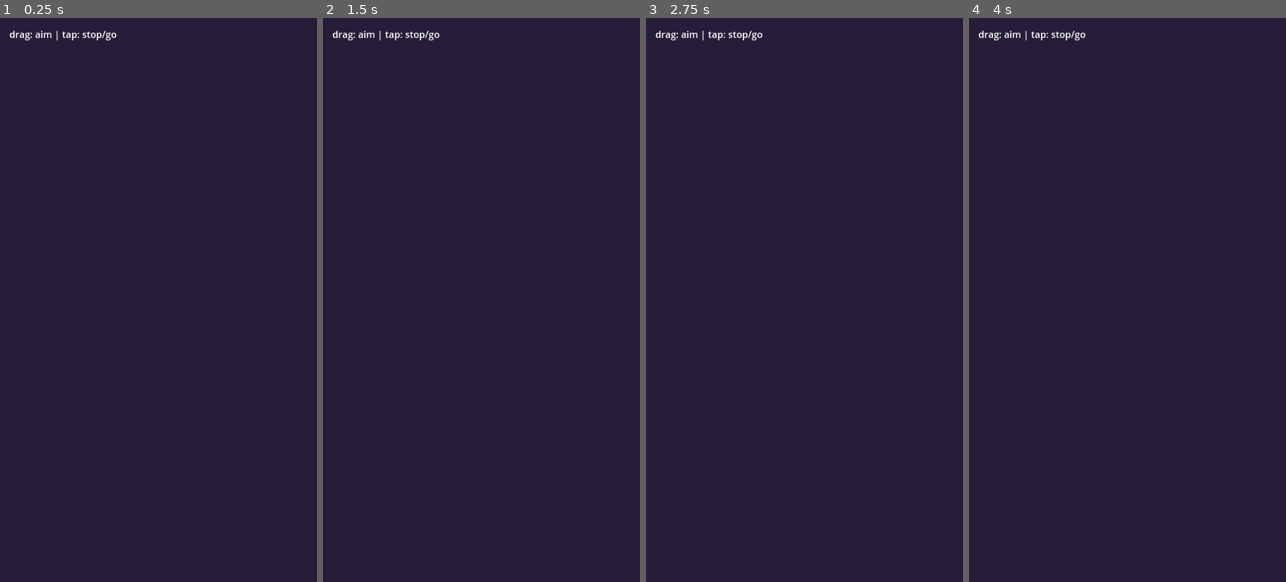
Above: before the commit, frames 1-4 (left to right).
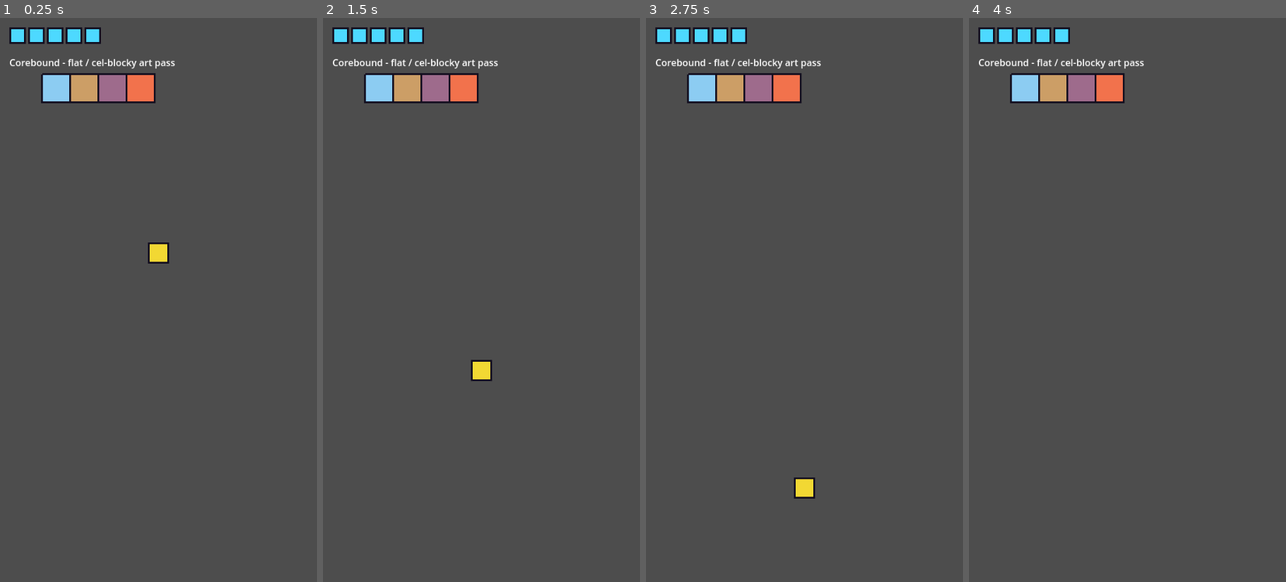
Above: after the commit, the same moments.

Repository: homiz400-tech/corebound
Game: Godot game, scene res://art_demo.tscn
Same seed, same stepped clock (60 frames per second), same inputs: the game is played once before the commit and once after it. Before the commit the project starts from res://main.tscn.
Inputs (mouse positions are in pixels of both pictures, inside the frame that each line leads up to):
- Up to frame 1 (0.25 s): no input
- Up to frame 2 (1.5 s): move the mouse to (551, 271) at 0.52 s; click (551, 271) at 0.67 s; drag from (418, 328) to (465, 412) at 1.27 s
- Up to frame 3 (2.75 s): move the mouse to (836, 175) at 2.02 s; click (836, 175) at 2.17 s
- Up to frame 4 (4 s): drag from (1111, 412) to (1032, 215) at 2.77 s; move the mouse to (1222, 384) at 3.52 s; click (1222, 384) at 3.67 s

The runs differ from the first frame. In frame 1, 100% of the frame differs, in the area x 0-100%, y 0-100%; in frame 2, 100%; in frame 3, 100%; in frame 4, 100%.

Commit message:
Art style pass: flat/cel-blocky palette, theme, block+drill+plate HUD (art_demo)

Diff:
--- /dev/null
+++ b/art_demo.gd
@@ -0,0 +1,19 @@
+extends Node2D
+
+# Art-demo scene: shows the flat/cel-blocky palette (§art-style decision).
+# Draws one block per layer band + the drill + a 5-plate HUD row.
+
+func _ready() -> void:
+	var plates := $HUD/Plates
+	for i in 5:
+		var p := Panel.new()
+		p.custom_minimum_size = Vector2(28, 28)
+		var sb := StyleBoxFlat.new()
+		sb.bg_color = Palette.PLATE
+		sb.border_color = Palette.OUTLINE
+		sb.border_width_left = 3
+		sb.border_width_top = 3
+		sb.border_width_right = 3
+		sb.border_width_bottom = 3
+		p.add_theme_stylebox_override("panel", sb)
+		plates.add_child(p)
--- /dev/null
+++ b/art_demo.tscn
@@ -0,0 +1,39 @@
+[gd_scene format=3 uid="uid://bcoreboundart01"]
+
+[ext_resource type="Script" path="res://art_demo.gd" id="1_art"]
+[ext_resource type="PackedScene" path="res://block.tscn" id="2_block"]
+[ext_resource type="PackedScene" path="res://drill.tscn" id="3_drill"]
+
+[node name="ArtDemo" type="Node2D"]
+script = ExtResource("1_art")
+
+[node name="Bands" type="Node2D" parent="."]
+
+[node name="BlockSurface" parent="Bands" instance=ExtResource("2_block")]
+position = Vector2(96, 120)
+band = 0
+
+[node name="BlockCrust" parent="Bands" instance=ExtResource("2_block")]
+position = Vector2(144, 120)
+band = 1
+
+[node name="BlockMantle" parent="Bands" instance=ExtResource("2_block")]
+position = Vector2(192, 120)
+band = 2
+
+[node name="BlockCore" parent="Bands" instance=ExtResource("2_block")]
+position = Vector2(240, 120)
+band = 3
+
+[node name="Drill" parent="." instance=ExtResource("3_drill")]
+position = Vector2(270, 360)
+
+[node name="HUD" type="CanvasLayer" parent="."]
+
+[node name="Plates" type="HBoxContainer" parent="HUD"]
+position = Vector2(16, 16)
+gap = 6
+
+[node name="Title" type="Label" parent="HUD"]
+position = Vector2(16, 64)
+text = "Corebound - flat / cel-blocky art pass"
--- /dev/null
+++ b/block.gd
@@ -0,0 +1,35 @@
+extends Node2D
+
+# Flat cel-block: a square fill with a dark outline. The visual unit of the dig
+# world. Set `band` to recolor per layer (surface/crust/mantle/core).
+
+const SIZE := 48
+
+@export var band: int = 1   # 0 surface,1 crust,2 mantle,3 core
+
+@onready var fill: Polygon2D = $Fill
+@onready var outline: Line2D = $Outline
+
+func _ready() -> void:
+	var half := SIZE / 2.0
+	var corners := PackedVector2Array([
+		Vector2(-half, -half), Vector2(half, -half),
+		Vector2(half, half), Vector2(-half, half)
+	])
+	fill.polygon = corners
+	outline.points = PackedVector2Array(corners)
+	outline.add_point(corners[0])  # close the loop
+	_apply_color()
+
+func _apply_color() -> void:
+	match band:
+		0: fill.color = Palette.SURFACE
+		1: fill.color = Palette.CRUST
+		2: fill.color = Palette.MANTLE
+		3: fill.color = Palette.CORE
+		_: fill.color = Palette.CRUST
+
+func set_band(b: int) -> void:
+	band = b
+	if is_inside_tree():
+		_apply_color()
--- /dev/null
+++ b/block.tscn
@@ -0,0 +1,12 @@
+[gd_scene format=3 uid="uid://bcoreboundblock1"]
+
+[ext_resource type="Script" path="res://block.gd" id="1_block"]
+
+[node name="Block" type="Node2D"]
+script = ExtResource("1_block")
+
+[node name="Fill" type="Polygon2D" parent="."]
+
+[node name="Outline" type="Line2D" parent="."]
+width = 3
+default_color = Color(0.07, 0.05, 0.12, 1)
--- a/drill.gd
+++ b/drill.gd
@@ -6,7 +6,6 @@
 # The drill auto-moves in the aimed direction while digging is ON.
 
 const DIG_SPEED := 160.0
-const STOPPED := false
 
 var digging := true
 var aim := Vector2(0, 1)        # default aim: down toward core
@@ -14,6 +13,20 @@
 var dragging := false
 
 @onready var arrow: Sprite2D = $AimArrow
+
+func _ready() -> void:
+	# Flat cel-blocky drill body (replaces empty sprite from control prototype).
+	var body := $Body
+	body.texture = _make_drill_texture()
+
+func _make_drill_texture() -> ImageTexture:
+	# 36x36 flat yellow block with a dark 3px outline -> cel-blocky look.
+	var s := 36
+	var img := Image.create(s, s, false, Image.FORMAT_RGBA8)
+	img.fill(Palette.OUTLINE)
+	img.fill_rect(Rect2i(3, 3, s - 6, s - 6), Palette.DRILL)
+	var tex := ImageTexture.create_from_image(img)
+	return tex
 
 func _unhandled_input(event: InputEvent) -> void:
 	if event is InputEventScreenTouch:
--- /dev/null
+++ b/palette.gd
@@ -0,0 +1,26 @@
+extends Node
+
+# Corebound flat / cel-blocky palette (§art-style decision).
+# Vibrant, high-contrast, readable on phone. Single source of truth for colors.
+
+# Layer bands (top = surface, bottom = core)
+const SURFACE   := Color(0.55, 0.80, 0.95, 1)  # warm sky
+const CRUST     := Color(0.80, 0.62, 0.40, 1)  # outer crust earth
+const MANTLE    := Color(0.62, 0.42, 0.55, 1)  # moderate hazard band
+const CORE      := Color(0.95, 0.45, 0.30, 1)  # hot core
+
+# Entities
+const DRILL     := Color(0.95, 0.85, 0.20, 1)  # bright drill yellow
+const PLATE     := Color(0.30, 0.85, 1.0, 1)   # shield cyan
+const CARD      := Color(0.65, 0.45, 0.95, 1)  # ability purple
+const COREMON   := Color(0.40, 0.95, 0.55, 1)  # core-mon green
+const CHEST     := Color(0.95, 0.70, 0.20, 1)  # chest gold
+
+# Hazards
+const HAZARD    := Color(0.95, 0.25, 0.35, 1)  # trap red
+const BURN      := Color(1.0, 0.55, 0.15, 1)   # fire orange
+const POISON    := Color(0.55, 0.85, 0.25, 1)  # toxic green
+
+# UI / outline
+const OUTLINE   := Color(0.07, 0.05, 0.12, 1)  # near-black outline
+const BG_DARK   := Color(0.12, 0.09, 0.18, 1)  # backdrop
--- a/project.godot
+++ b/project.godot
@@ -4,10 +4,11 @@
 
 [application]
 
-config/name="Corebound Control Prototype"
+config/name="Corebound"
 config/features/preset="2D"
-run/main_scene="res://main.tscn"
+run/main_scene="res://art_demo.tscn"
 run/main_mesh_library=""
+gui/theme/custom="res://theme.tres"
 
 [display]
 
@@ -20,3 +21,7 @@
 [rendering]
 
 renderer/rendering_method="gl_compatibility"
+
+[autoload]
+
+Palette="*res://palette.gd"
--- /dev/null
+++ b/theme.tres
@@ -0,0 +1,67 @@
+[gd_resource type="Theme" resource_format=3 uid="uid://bcoreboundtheme1"]
+
+[resource]
+default_font_size = 22
+
+# Flat / cel-blocky palette: vibrant, high-contrast, readable on phone.
+# Surface = warm sky, bands = earthy, core = hot. Accent = cyan for UI.
+constants/Margin/MarginContainer = 8
+
+# Label: bold, light text on dark
+Label/colors/default_color = Color(0.95, 0.95, 0.98, 1)
+Label/font_sizes/font_size = 22
+
+# Button: chunky blocky with dark outline feel
+Button/colors/font_color = Color(0.07, 0.05, 0.12, 1)
+Button/colors/font_hover_color = Color(0.07, 0.05, 0.12, 1)
+Button/styles/normal = SubResource("ButtonNormal")
+Button/styles/hover = SubResource("ButtonHover")
+Button/styles/pressed = SubResource("ButtonPressed")
+
+[sub_resource type="StyleBoxFlat" id="ButtonNormal"]
+bg_color = Color(0.2, 0.9, 0.85, 1)
+border_color = Color(0.07, 0.05, 0.12, 1)
+border_width_left = 3
+border_width_top = 3
+border_width_right = 3
+border_width_bottom = 3
+corner_radius_top_left = 6
+corner_radius_top_right = 6
+corner_radius_bottom_left = 6
+corner_radius_bottom_right = 6
+content_margin_left = 12
+content_margin_top = 8
+content_margin_right = 12
+content_margin_bottom = 8
+
+[sub_resource type="StyleBoxFlat" id="ButtonHover"]
+bg_color = Color(0.35, 1.0, 0.92, 1)
+border_color = Color(0.07, 0.05, 0.12, 1)
+border_width_left = 3
+border_width_top = 3
+border_width_right = 3
+border_width_bottom = 3
+corner_radius_top_left = 6
+corner_radius_top_right = 6
+corner_radius_bottom_left = 6
+corner_radius_bottom_right = 6
+content_margin_left = 12
+content_margin_top = 8
+content_margin_right = 12
+content_margin_bottom = 8
+
+[sub_resource type="StyleBoxFlat" id="ButtonPressed"]
+bg_color = Color(0.12, 0.7, 0.66, 1)
+border_color = Color(0.07, 0.05, 0.12, 1)
+border_width_left = 3
+border_width_top = 3
+border_width_right = 3
+border_width_bottom = 3
+corner_radius_top_left = 6
+corner_radius_top_right = 6
+corner_radius_bottom_left = 6
+corner_radius_bottom_right = 6
+content_margin_left = 12
+content_margin_top = 8
+content_margin_right = 12
+content_margin_bottom = 8
